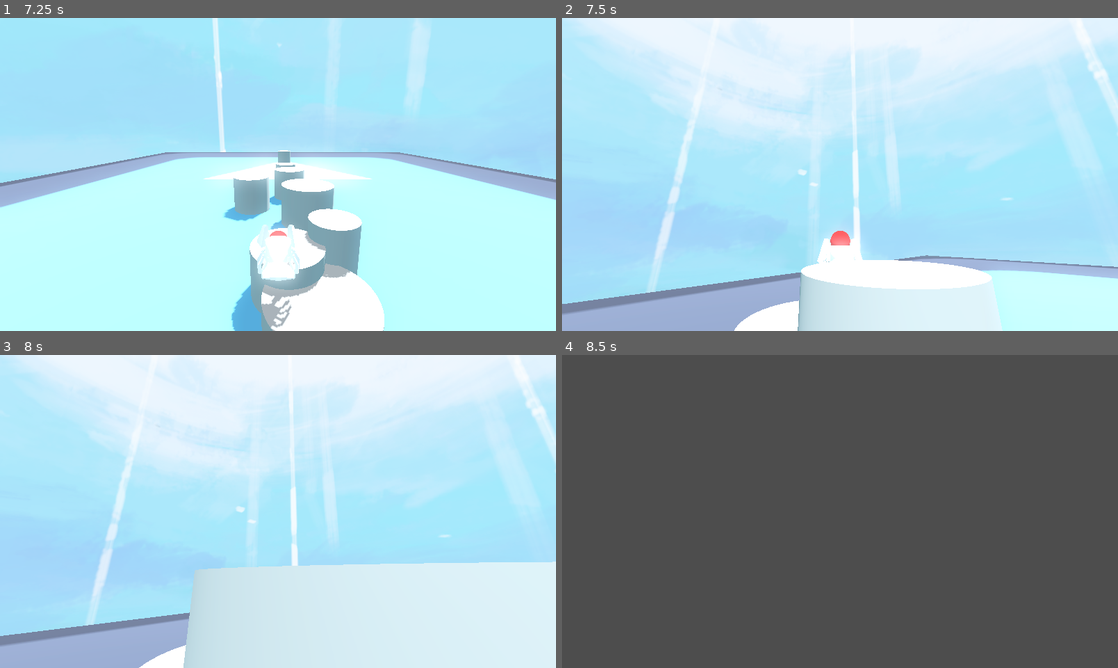
Above: before the commit, frames 1-4 (two rows, left to right).
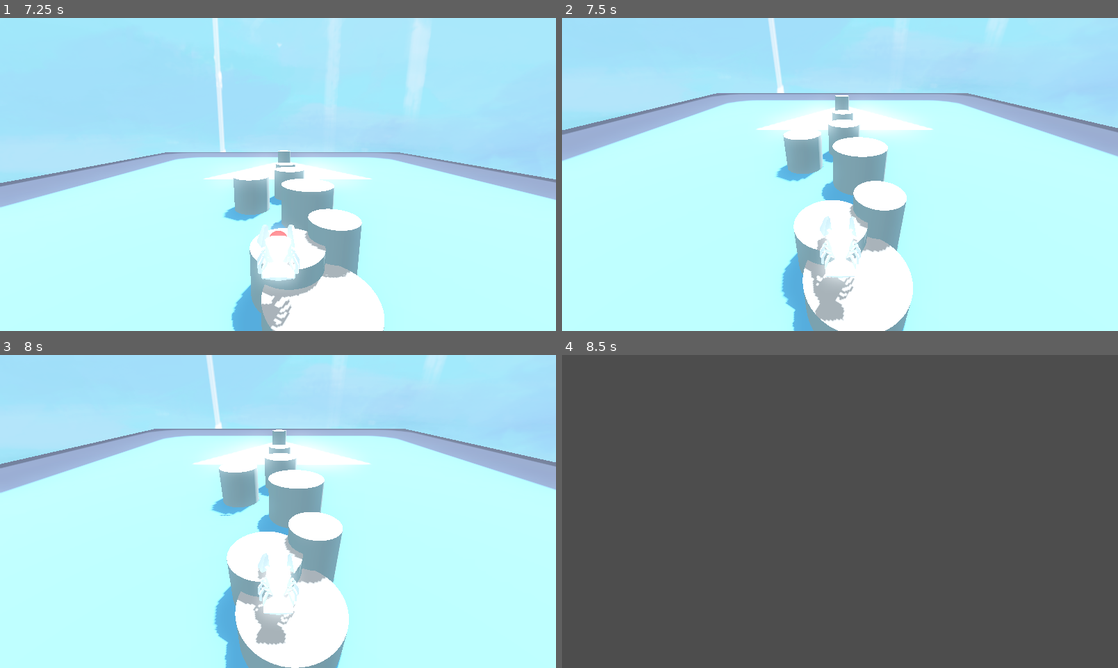
Above: after the commit, the same moments.

Repository: fazilhus/mantis-crab
Game: Godot game, scene res://scenes/ui/Main Menu.tscn
Same seed, same stepped clock (60 frames per second), same inputs: the game is played once before the commit and once after it. The engine's default icon, where the game draws it, is replaced by a stand-in: a white triangle on a blue panel in a dark square.
Inputs (mouse positions are in pixels of both pictures, inside the frame that each line leads up to):
- Up to frame 1 (7.25 s): click "Play" at 0.5 s; tap Enter at 1.25, 4.35 s; move the mouse to (400, 158) at 1.27 s; hold D (Right) 1.28-2.03 s; tap M (Hide_Mouse) at 1.35, 2.3, 3.05, 3.6, 4.55, 5.1, 6.05, 6.8 s; tap Space (Jump_Action) at 1.52, 2.27, 3.77, 4.52, 5.27, 6.77 s; move the mouse to (166, 190) at 2.02 s; hold S (Backward) 2.03-2.78 s; click (166, 190) at 2.1 s; move the mouse to (333, 105) at 2.77 s; hold D (Right) 2.78-3.53 s; tap Ctrl (Grab) at 2.85, 6.6 s; move the mouse to (250, 237) at 3.52 s; hold W (Forward) 3.53-4.28 s; move the mouse to (444, 221) at 4.27 s; hold A (Left) 4.28-5.78 s; move the mouse to (111, 127) at 5.02 s; move the mouse to (305, 174) at 5.77 s; hold S (Backward) 5.78-6.53 s; click (305, 174) at 5.85 s; move the mouse to (194, 96) at 6.52 s; hold D (Right) from 6.53 s (still down)
- Up to frame 2 (7.5 s): move the mouse to (962, 158) at 7.27 s; release D (Right) at 7.28 s; hold W (Forward) from 7.28 s (still down); tap M (Hide_Mouse) at 7.35 s
- Up to frame 3 (8 s): keep holding W (Forward); tap Space (Jump_Action) at 7.52 s
- Up to frame 4 (8.5 s): move the mouse to (728, 527) at 8.02 s; release W (Forward) at 8.03 s; hold D (Right) from 8.03 s (still down); tap Enter at 8.1 s; tap Space (Jump_Action) at 8.27 s; tap M (Hide_Mouse) at 8.3 s

Frame 1 is identical in both runs. In frame 2, 76% of the frame differs, in the area x 0-100%, y 0-100%; in frame 3, 82%; in frame 4, nothing differs.

Commit message:
Fixed mouse movement

Diff:
--- a/scenes/test_v.tscn
+++ b/scenes/test_v.tscn
@@ -27,7 +27,7 @@
 transform = Transform3D(1, 0, 0, 0, 0.190689, 0.98165, 0, -0.98165, 0.190689, 0, 8.9016, 0)
 
 [node name="PlayerCharacter" parent="." instance=ExtResource("1_h4qco")]
-rot_speed_mod = null
+rot_speed_mod = Vector2(1, 1)
 
 [node name="Camera3D" type="Camera3D" parent="PlayerCharacter"]
 transform = Transform3D(1, 0, 0, 0, 0.654503, 0.756059, 0, -0.756059, 0.654503, 0, 8.82211, 3.14513)
--- a/scripts/player_character.gd
+++ b/scripts/player_character.gd
@@ -61,7 +61,7 @@
 			Input.set_mouse_mode(Input.MOUSE_MODE_VISIBLE)
 			mouse_hidden = false
 		else:
-			Input.set_mouse_mode(Input.MOUSE_MODE_HIDDEN)
+			Input.set_mouse_mode(Input.MOUSE_MODE_CAPTURED)
 			mouse_hidden = true
 
 func _unhandled_input(event: InputEvent):
@@ -74,10 +74,10 @@
 	if event is InputEventMouseMotion and mouse_hidden:
 		var delta : Vector2
 		if lastMousePosition != Vector2.ZERO:
-			delta = lastMousePosition - event.position
-		lastMousePosition = event.position
-		rotation_speed.x = delta.y
-		rotation_speed.y = delta.x
+			delta = event.relative
+		lastMousePosition = event.relative
+		rotation_speed.x = -delta.y
+		rotation_speed.y = -delta.x
 
 func _can_grab():
 	can_grab = true
